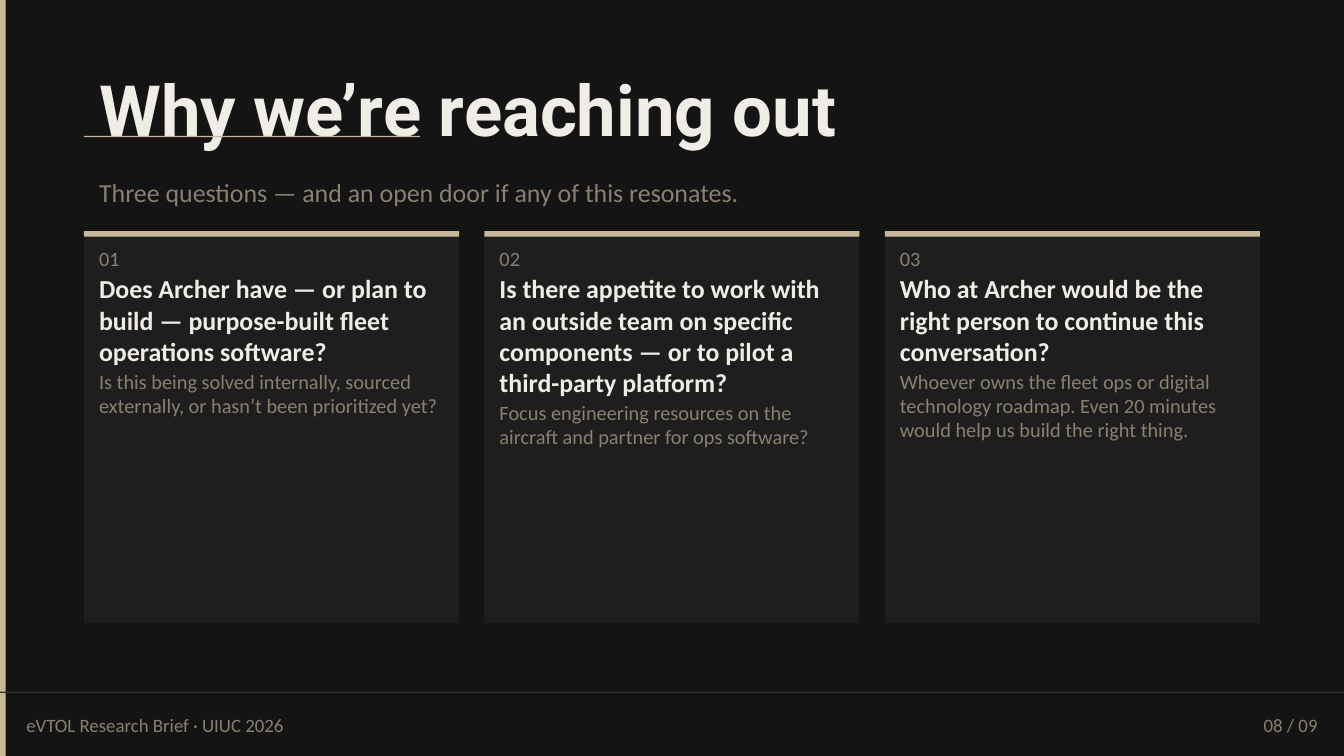
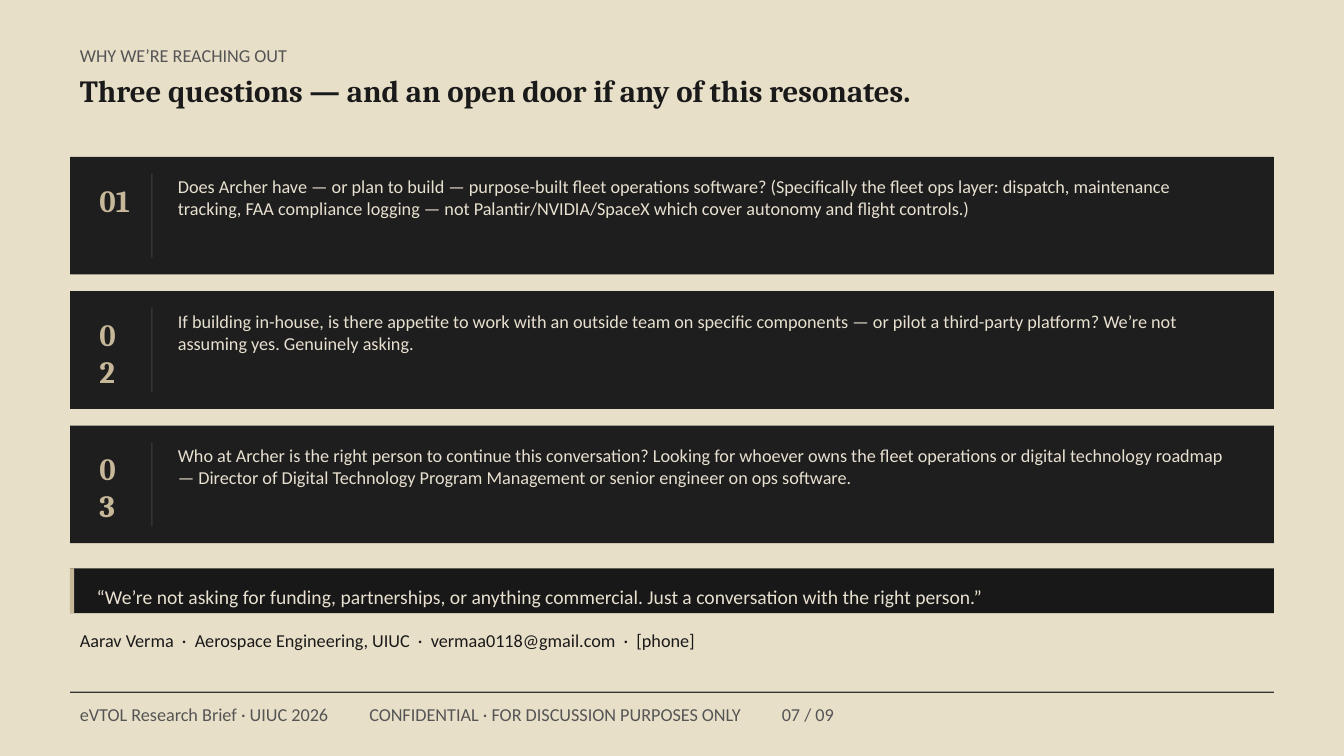
Before and after one commit to Verma0118/volant, a slide deck: slide 7 of Product/StartupPitchDeck.pptx (slide 8 before the commit). Drawn at 1344x756 pixels with LibreOffice and Linux fonts; fonts in the diff are those of the drawing. Boxes give left, top, right and bottom in pixels: in the first picture for what was removed or moved away, otherwise in the second. Text is boxed around its words. In the diff, an @@ line names an element or a change of style, - is before the commit and + after.

```diff
--- a/Product/StartupPitchDeck.pptx
+++ b/Product/StartupPitchDeck.pptx
@@ background #141414 to #E8DFC8 @@
@@ rectangle removed at [0, 0, 6, 756] @@
@@ text at [80, 49, 287, 62]: text changed; size 50.5 to 13 pt; font Roboto to Calibri; text colour #F0EDE6 to #555555; bold off @@
-Why we’re reaching out
+WHY WE’RE REACHING OUT
@@ text "Three questions — and an ...": place and size @@
-text "Three questions — and an ..." at [99, 184, 738, 206]
+text "Three questions — and an ..." at [80, 80, 910, 109]
@@ text "Three questions — and an ..." at [80, 80, 910, 109]: size 18.5 to 22 pt, font Calibri to Cambria, text colour #8A8070 to #1A1A1A, bold on @@
@@ rectangle removed at [84, 136, 419, 137] @@
@@ rectangle added at [70, 157, 1273, 275], fill #1E1E1E @@
@@ rectangle added at [151, 173, 152, 257], fill #333333 @@
@@ text added at [99, 191, 129, 212], 22 pt, text #C8B89A, bold @@
+01
@@ text added at [178, 180, 1170, 218], 13 pt, text #E8E0D0 @@
+Does Archer have — or plan to build — purpose-built fleet operations software? (Specifically the fleet ops layer: dispatch, maintenance tracking, FAA compliance logging — not Palantir/NVIDIA/SpaceX which cover autonomy and flight controls.)
@@ rectangle removed at [84, 231, 459, 623] @@
-01
-Does Archer have — or plan to build — purpose-built fleet operations software?
-Is this being solved internally, sourced externally, or hasn’t been prioritized yet?
@@ rectangle removed at [84, 231, 459, 237] @@
@@ rectangle removed at [485, 231, 860, 623] @@
-02
-Is there appetite to work with an outside team on specific components — or to pilot a third-party platform?
-Focus engineering resources on the aircraft and partner for ops software?
@@ rectangle removed at [485, 231, 860, 237] @@
@@ rectangle removed at [885, 231, 1260, 623] @@
-03
-Who at Archer would be the right person to continue this conversation?
-Whoever owns the fleet ops or digital technology roadmap. Even 20 minutes would help us build the right thing.
@@ rectangle removed at [885, 231, 1260, 237] @@
@@ rectangle added at [70, 291, 1273, 409], fill #1E1E1E @@
@@ text added at [90, 311, 140, 361], 22 pt, text #C8B89A, bold @@
+02
@@ rectangle added at [151, 309, 152, 392], fill #333333 @@
@@ text added at [178, 315, 1176, 353], 13 pt, text #E8E0D0 @@
+If building in-house, is there appetite to work with an outside team on specific components — or pilot a third-party platform? We’re not assuming yes. Genuinely asking.
@@ rectangle added at [70, 425, 1273, 543], fill #1E1E1E @@
@@ text added at [90, 446, 140, 496], 22 pt, text #C8B89A, bold @@
+03
@@ rectangle added at [151, 443, 152, 526], fill #333333 @@
@@ text added at [178, 449, 1223, 487], 13 pt, text #E8E0D0 @@
+Who at Archer is the right person to continue this conversation? Looking for whoever owns the fleet operations or digital technology roadmap — Director of Digital Technology Program Management or senior engineer on ops software.
@@ rectangle added at [70, 569, 1273, 613], fill #181818 @@
@@ rectangle added at [70, 569, 74, 613], fill #C8B89A @@
@@ text added at [97, 590, 982, 608], 14 pt, text #E8E0D0 @@
+“We’re not asking for funding, partnerships, or anything commercial. Just a conversation with the right person.”
@@ text added at [80, 634, 694, 650], 13 pt, text #1A1A1A @@
+Aarav Verma · Aerospace Engineering, UIUC · vermaa0118@gmail.com · [phone]
@@ rectangle: place and size @@
-rectangle at [0, 692, 1344, 693]
+rectangle at [70, 692, 1273, 693]
@@ rectangle at [70, 692, 1273, 693]: fill #2E2E2E to #333333 @@
@@ text at [80, 708, 833, 721]: text changed; size 13.5 to 13 pt; text colour #8A8070 to #555555 @@
-eVTOL Research Brief · UIUC 2026
+eVTOL Research Brief · UIUC 2026 CONFIDENTIAL · FOR DISCUSSION PURPOSES ONLY 07 / 09
@@ text removed at [1264, 719, 1317, 732] @@
-08 / 09
```
Also in this commit, not shown: 3 other slides changed, 5 slides added, 5 slides removed, 1 other file.
